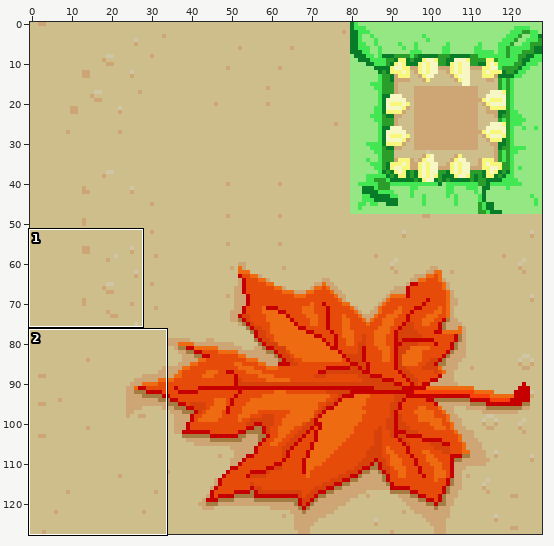
Sprite sheet: Pictures/bg.png. Above, an overview of the earlier version with the close-up marked.
Close-up. Before the commit:
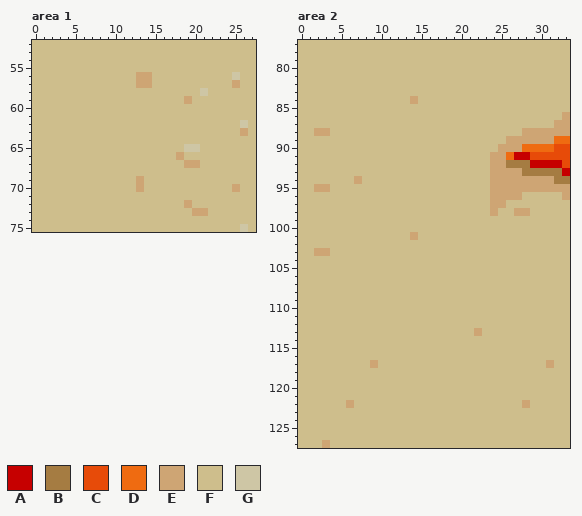
The file is 128x128 pixels. Shown: area 1: x 0..27, y 52..75; area 2: x 0..33, y 77..127.
Palette (. is transparent): A #c60000  B #a57c42  C #e74b09  D #ef6b11  E #cea574  F #cebe8c  G #cec6a5
Pixels before, area 1, first column x 0:
52 FFFFFFFFFFFFFFFFFFFFFFFFFFFF
53 FFFFFFFFFFFFFFFFFFFFFFFFFFFF
54 FFFFFFFFFFFFFFFFFFFFFFFFFFFF
55 FFFFFFFFFFFFFFFFFFFFFFFFFFFF
56 FFFFFFFFFFFFFEEFFFFFFFFFFGFF
57 FFFFFFFFFFFFFEEFFFFFFFFFFEFF
58 FFFFFFFFFFFFFFFFFFFFFGFFFFFF
59 FFFFFFFFFFFFFFFFFFFEFFFFFFFF
60 FFFFFFFFFFFFFFFFFFFFFFFFFFFF
61 FFFFFFFFFFFFFFFFFFFFFFFFFFFF
62 FFFFFFFFFFFFFFFFFFFFFFFFFFGF
63 FFFFFFFFFFFFFFFFFFFFFFFFFFEF
64 FFFFFFFFFFFFFFFFFFFFFFFFFFFF
65 FFFFFFFFFFFFFFFFFFFGGFFFFFFF
66 FFFFFFFFFFFFFFFFFFEFFFFFFFFF
67 FFFFFFFFFFFFFFFFFFFEEFFFFFFF
68 FFFFFFFFFFFFFFFFFFFFFFFFFFFF
69 FFFFFFFFFFFFFEFFFFFFFFFFFFFF
70 FFFFFFFFFFFFFEFFFFFFFFFFFEFF
71 FFFFFFFFFFFFFFFFFFFFFFFFFFFF
72 FFFFFFFFFFFFFFFFFFFEFFFFFFFF
73 FFFFFFFFFFFFFFFFFFFFEEFFFFFF
74 FFFFFFFFFFFFFFFFFFFFFFFFFFFF
75 FFFFFFFFFFFFFFFFFFFFFFFFFFGF
Pixels before, area 2, first column x 0:
 77 FFFFFFFFFFFFFFFFFFFFFFFFFFFFFFFFFF
 78 FFFFFFFFFFFFFFFFFFFFFFFFFFFFFFFFFF
 79 FFFFFFFFFFFFFFFFFFFFFFFFFFFFFFFFFF
 80 FFFFFFFFFFFFFFFFFFFFFFFFFFFFFFFFFF
 81 FFFFFFFFFFFFFFFFFFFFFFFFFFFFFFFFFF
 82 FFFFFFFFFFFFFFFFFFFFFFFFFFFFFFFFFF
 83 FFFFFFFFFFFFFFFFFFFFFFFFFFFFFFFFFF
 84 FFFFFFFFFFFFFFEFFFFFFFFFFFFFFFFFFF
 85 FFFFFFFFFFFFFFFFFFFFFFFFFFFFFFFFFF
 86 FFFFFFFFFFFFFFFFFFFFFFFFFFFFFFFFFE
 87 FFFFFFFFFFFFFFFFFFFFFFFFFFFFFFFFEE
 88 FFEEFFFFFFFFFFFFFFFFFFFFFFFFEEEEEE
 89 FFFFFFFFFFFFFFFFFFFFFFFFFFEEEEEEDD
 90 FFFFFFFFFFFFFFFFFFFFFFFFFEEEDDDDCC
 91 FFFFFFFFFFFFFFFFFFFFFFFFEEDAACCCCC
 92 FFFFFFFFFFFFFFFFFFFFFFFFEEBBBAAAAC
 93 FFFFFFFFFFFFFFFFFFFFFFFFEEEEBBBBBA
 94 FFFFFFFEFFFFFFFFFFFFFFFFEEEEEEEEBB
 95 FFEEFFFFFFFFFFFFFFFFFFFFEEEEEEEEEE
 96 FFFFFFFFFFFFFFFFFFFFFFFFEEEEFFFFFE
 97 FFFFFFFFFFFFFFFFFFFFFFFFEEFFFFFFFF
 98 FFFFFFFFFFFFFFFFFFFFFFFFEFFEEFFFFF
 99 FFFFFFFFFFFFFFFFFFFFFFFFFFFFFFFFFF
100 FFFFFFFFFFFFFFFFFFFFFFFFFFFFFFFFFF
101 FFFFFFFFFFFFFFEFFFFFFFFFFFFFFFFFFF
102 FFFFFFFFFFFFFFFFFFFFFFFFFFFFFFFFFF
103 FFEEFFFFFFFFFFFFFFFFFFFFFFFFFFFFFF
104 FFFFFFFFFFFFFFFFFFFFFFFFFFFFFFFFFF
105 FFFFFFFFFFFFFFFFFFFFFFFFFFFFFFFFFF
106 FFFFFFFFFFFFFFFFFFFFFFFFFFFFFFFFFF
107 FFFFFFFFFFFFFFFFFFFFFFFFFFFFFFFFFF
108 FFFFFFFFFFFFFFFFFFFFFFFFFFFFFFFFFF
109 FFFFFFFFFFFFFFFFFFFFFFFFFFFFFFFFFF
110 FFFFFFFFFFFFFFFFFFFFFFFFFFFFFFFFFF
111 FFFFFFFFFFFFFFFFFFFFFFFFFFFFFFFFFF
112 FFFFFFFFFFFFFFFFFFFFFFFFFFFFFFFFFF
113 FFFFFFFFFFFFFFFFFFFFFFEFFFFFFFFFFF
114 FFFFFFFFFFFFFFFFFFFFFFFFFFFFFFFFFF
115 FFFFFFFFFFFFFFFFFFFFFFFFFFFFFFFFFF
116 FFFFFFFFFFFFFFFFFFFFFFFFFFFFFFFFFF
117 FFFFFFFFFEFFFFFFFFFFFFFFFFFFFFFEFF
118 FFFFFFFFFFFFFFFFFFFFFFFFFFFFFFFFFF
119 FFFFFFFFFFFFFFFFFFFFFFFFFFFFFFFFFF
120 FFFFFFFFFFFFFFFFFFFFFFFFFFFFFFFFFF
121 FFFFFFFFFFFFFFFFFFFFFFFFFFFFFFFFFF
122 FFFFFFEFFFFFFFFFFFFFFFFFFFFFEFFFFF
123 FFFFFFFFFFFFFFFFFFFFFFFFFFFFFFFFFF
124 FFFFFFFFFFFFFFFFFFFFFFFFFFFFFFFFFF
125 FFFFFFFFFFFFFFFFFFFFFFFFFFFFFFFFFF
126 FFFFFFFFFFFFFFFFFFFFFFFFFFFFFFFFFF
127 FFFEFFFFFFFFFFFFFFFFFFFFFFFFFFFFFF
The same view after the edit:
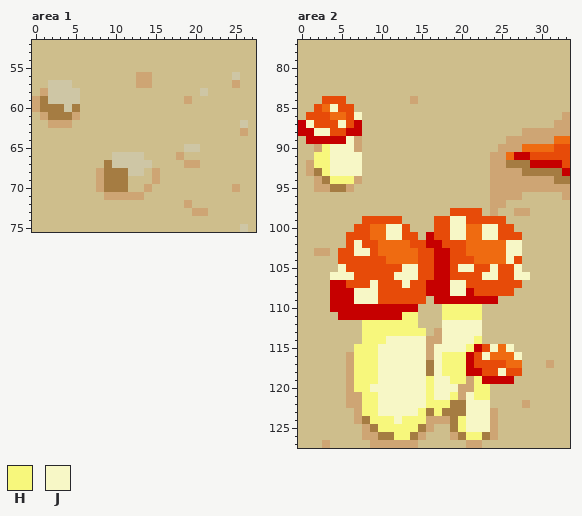
Colours new in this view: H #f7f77c  J #f7f7c6
From old to new:
Area 1:
y 57: x 2..4 FFF -> GGG
y 58: x 1..5 FFFFF -> EGGGG
y 59: x 0..5 FFFFFF -> EBGGGG
y 60: x 0..5 FFFFFF -> EBBBGB
y 61: x 1..5 FFFFF -> EBBBE
y 62: x 2..4 FFF -> EEE
y 66: x 10..13 FFFF -> GGGG
y 67: x 9..14 FFFFFF -> BGGGGG
y 68: x 8..13 FFFFFF -> EBBBGG; x 15 F -> E
y 69: x 8..11 FFFF -> EBBB; x 13 E -> F; x 15 F -> E
y 70: x 8..11 FFFF -> EBBB; x 13..14 EF -> FE
y 71: x 9..13 FFFFF -> EEEEE
Area 2:
y 84: x 3..5 FFF -> CCC
y 85: x 2..6 FFFFF -> CDJCC
y 86: x 1..7 FFFFFFF -> CCCDDCJ
y 87: x 0..7 FFFFFFFF -> AJCCCJCA
y 88: x 0..7 FFEEFFFF -> AAJJCCAA
y 89: x 1..7 FFFFFFF -> AAAAAJE
y 90: x 2..7 FFFFFF -> EHJJJE
y 91: x 2..7 FFFFFF -> HHJJJJ
y 92: x 1..7 FFFFFFF -> EHHJJJJ
y 93: x 1..7 FFFFFFF -> EBHJJJJ
y 94: x 2..6 FFFFF -> EBHHH
y 95: x 4..6 FFF -> BBE
y 98: x 19..22 FFFF -> CCCC
y 99: x 8..12 FFFFF -> CCCCC; x 17..25 FFFFFFFFF -> CCJJCCCCC
y 100: x 7..13 FFFFFFF -> CCDDJJC; x 17..26 FFFFFFFFFF -> CCJJDDJJCC
y 101: x 6..14 FFFFFFFFE -> CCCDDJJCC; x 16..27 FFFFFFFFFFFF -> ACCJJDDJJCCC
y 102: x 6..27 FFFFFFFFFFFFFFFFFFFFFF -> CJCCDDDDCCAACCCDDDDDJJ
y 103: x 5..27 FFFFFFFFFFFFFFFFFFFFFFF -> CCJJCDDDDDCCAACCDDDDDJJ
y 104: x 5..27 FFFFFFFFFFFFFFFFFFFFFFF -> CCCCCCDDDDCCAACCCDDDDJC
y 105: x 5..27 FFFFFFFFFFFFFFFFFFFFFFF -> JCCCCCCCJJCCAACJJCCJCCJ
y 106: x 4..28 FFFFFFFFFFFFFFFFFFFFFFFFF -> JJJCCCCCJJJCCAACCCCJJCCJJ
y 107: x 4..27 FFFFFFFFFFFFFFFFFFFFFFFF -> AACCCJCCCJCCAAAJJCCCCCCC
y 108: x 4..26 FFFFFFFFFFFFFFFFFFFFFFF -> AAAJJJCCCCCCAAAJJACCCCC
y 109: x 4..15 FFFFFFFFFFFF -> AAAJJJCCCCCC; x 17..24 FFFFFFFF -> AAAAAAAA
y 110: x 4..14 FFFFFFFFFFF -> AAAAAAAAAAA; x 18..22 FFFFF -> HHHHH
y 111: x 5..14 FFFFFFFFFF -> AAAAAAAAHH; x 18..22 FFFFF -> HHHHH
y 112: x 8..14 FFFFFFF -> HHHHHHH; x 18..22 FFFFF -> JJJJJ
y 113: x 8..15 FFFFFFFF -> HHHHHHHH; x 17..22 FFFFFE -> EJJJJJ
y 114: x 8..22 FFFFFFFFFFFFFFF -> HHHJJJJJEEJJJJH
y 115: x 7..26 FFFFFFFFFFFFFFFFFFFF -> HHHJJJJJJEJJJJHACJDJ
y 116: x 6..27 FFFFFFFFFFFFFFFFFFFFFF -> EHHHJJJJJJEJHHHACJDDDJ
y 117: x 6..27 FFFEFFFFFFFFFFFFFFFFFF -> EHHHJJJJJJBJHHHACCCCDD
y 118: x 6..27 FFFFFFFFFFFFFFFFFFFFFF -> EHHHJJJJJJBJHHHAACCJCC
y 119: x 6..26 FFFFFFFFFFFFFFFFFFFFF -> EHHHJJJJJJHJJHHEHAAAA
y 120: x 6..23 FFFFFFFFFFFFFFFFFF -> EHHJJJJJJJHJJJEEHH
y 121: x 6..23 FFFFFFFFFFFFFFFFFF -> EEHHJJJJJJHJJHEJHH
y 122: x 7..23 FFFFFFFFFFFFFFFFF -> EHHJJJJJJHHHBBJJJ
y 123: x 7..24 FFFFFFFFFFFFFFFFFF -> EHHJJJJJHBHBBBJJJE
y 124: x 7..24 FFFFFFFFFFFFFFFFFF -> EBHHHJHHHEEEBHJJJE
y 125: x 8..16 FFFFFFFFF -> EBHHHHHBE; x 19..24 FFFFFF -> BHJJJE
y 126: x 8..15 FFFFFFFF -> EEBBHHBE; x 19..24 FFFFFF -> EBHHBE
y 127: x 9..14 FFFFFF -> EEEEEE; x 21..22 FF -> EE
Pixel boxes of the changes (left, top, right, bottom) in both close-ups:
changed: (32, 80, 80, 128)
changed: (96, 152, 160, 200)
changed: (298, 96, 530, 448)
